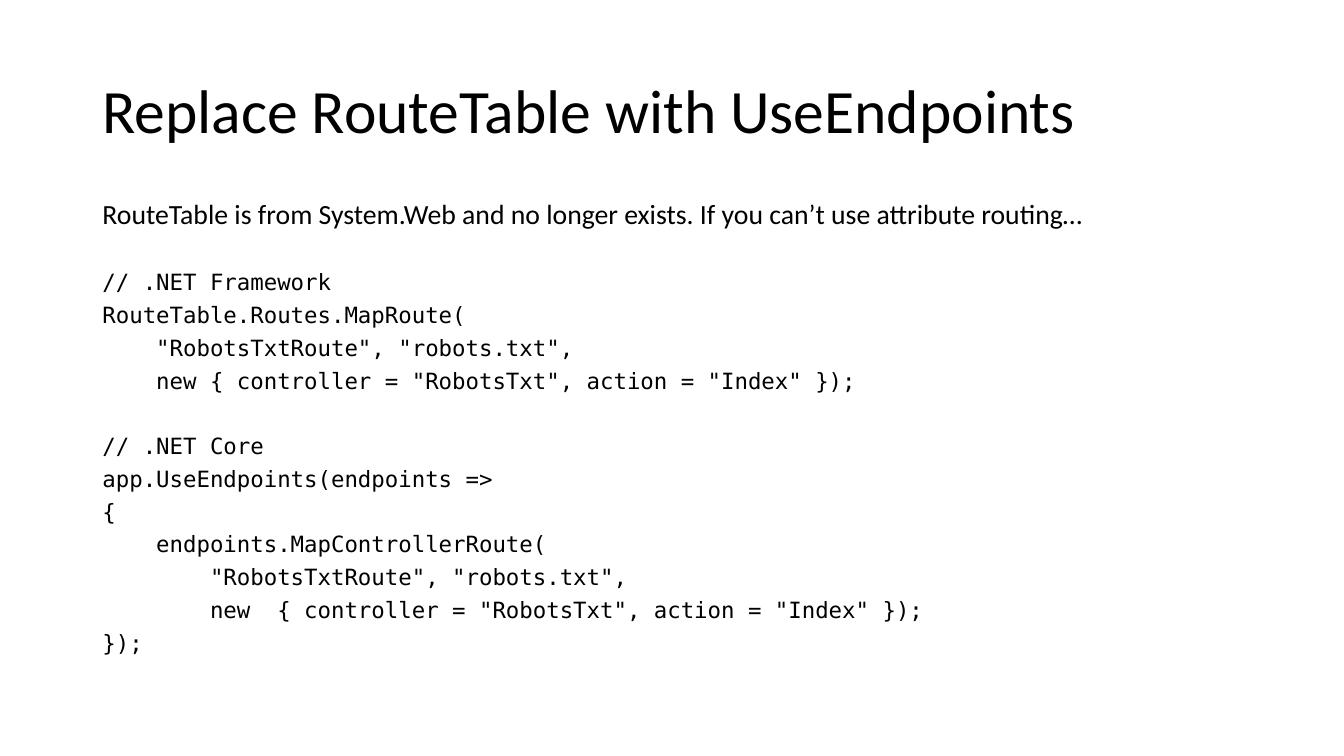
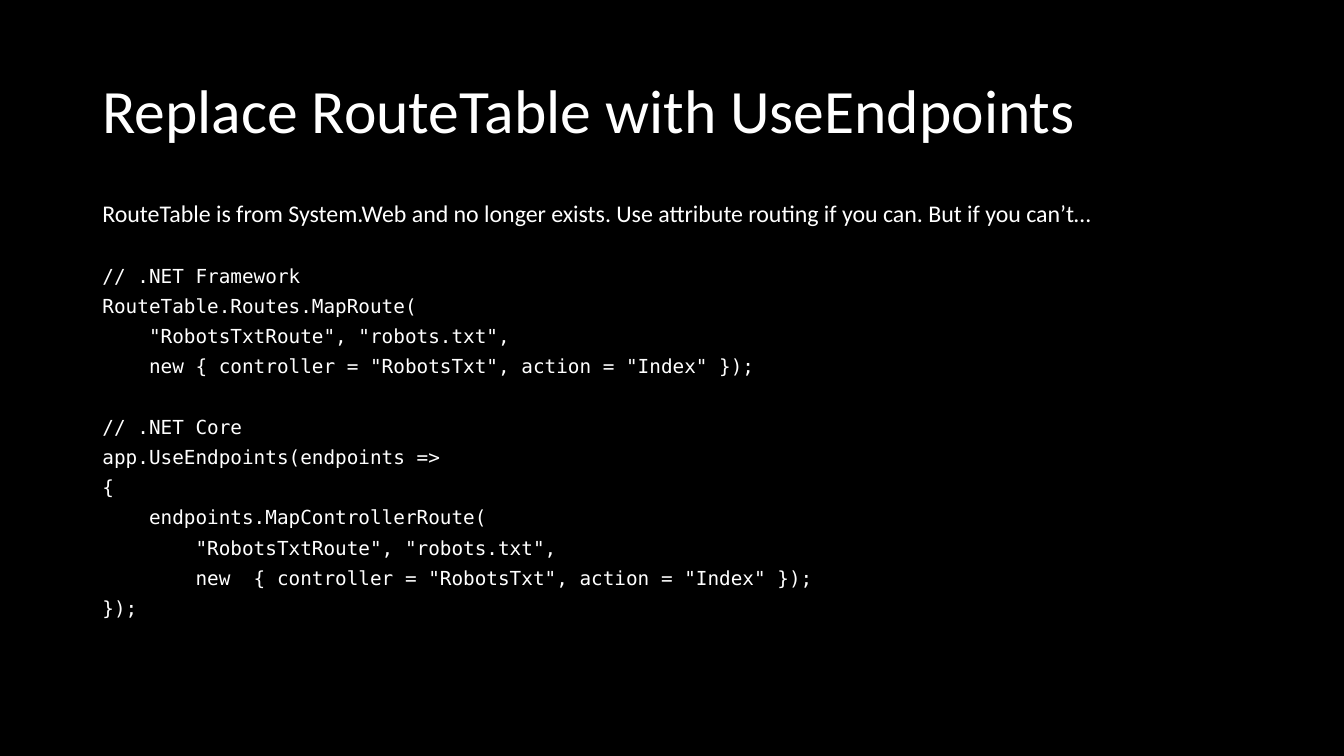
Before and after one commit to DrewNull/optimizely-cms12-upgrade, a slide deck: slide 38 of Presentation--Upgrading-to-CMS-12-and-Commerce-14.pptx. Drawn at 1344x756 pixels with LibreOffice and Linux fonts; fonts in the diff are those of the drawing. Boxes give left, top, right and bottom in pixels: in the first picture for what was removed or moved away, otherwise in the second. Text is boxed around its words. In the diff, an @@ line names an element or a change of style, - is before the commit and + after.

```diff
--- a/Presentation--Upgrading-to-CMS-12-and-Commerce-14.pptx
+++ b/Presentation--Upgrading-to-CMS-12-and-Commerce-14.pptx
@@ background #FFFFFF to #000000 @@
@@ title "Replace RouteTable with UseEndpoints" at box(102, 90, 1074, 143): text colour #000000 to #FFFFFF @@
@@ text at box(102, 205, 1090, 226): text changed; size 19.8 to 17.1 pt; text colour #000000 to #FFFFFF @@
-RouteTable is from System.Web and no longer exists. If you can’t use attribute routing…
+RouteTable is from System.Web and no longer exists. Use attribute routing if you can. But if you can’t…
@@ text at box(102, 268, 765, 588): size 16 to 13.8 pt, text colour #000000 to #FFFFFF in "// .NET Framework", "RouteTable.Routes.MapRoute(", ""RobotsTxtRoute", "robots.txt",", "new { controller = "RobotsTxt", action = ..." and 7 more places @@
```
Also in this commit, not shown: 44 other slides changed, 2 slides added, 2 slides removed, 1 other file.
